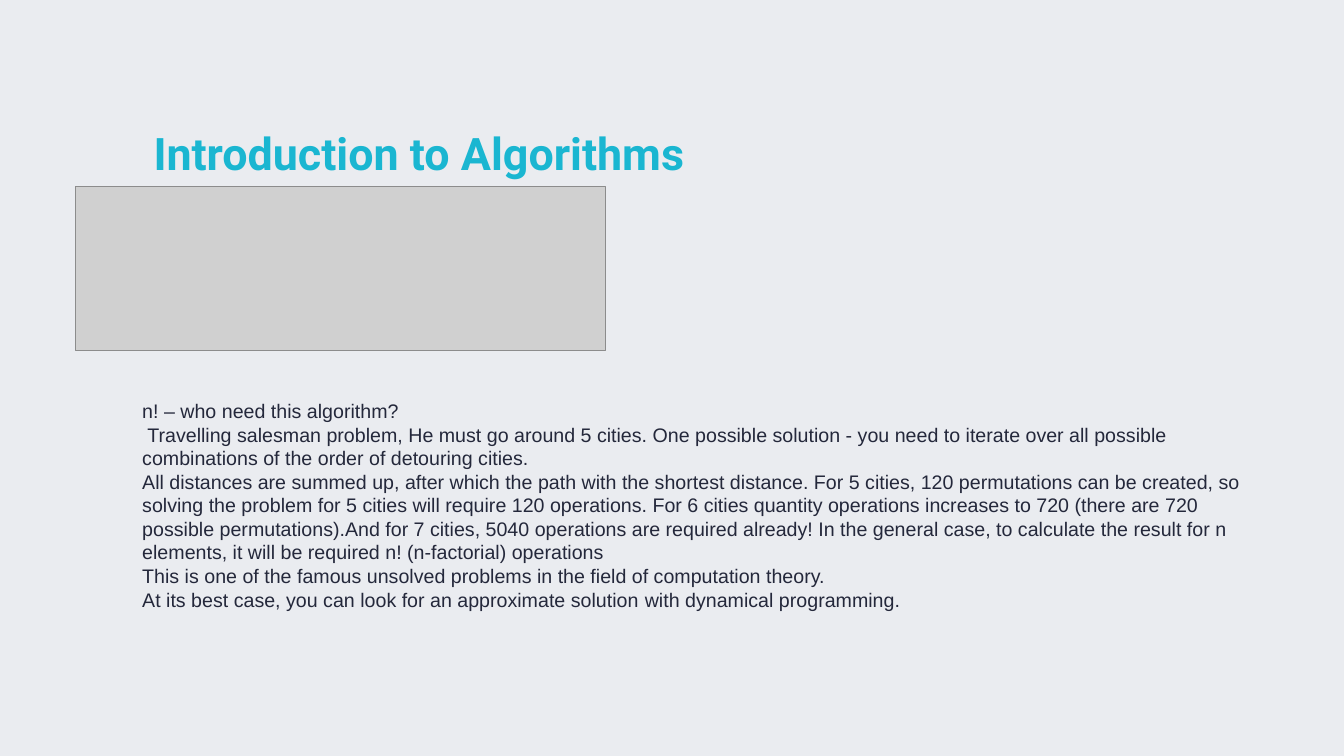
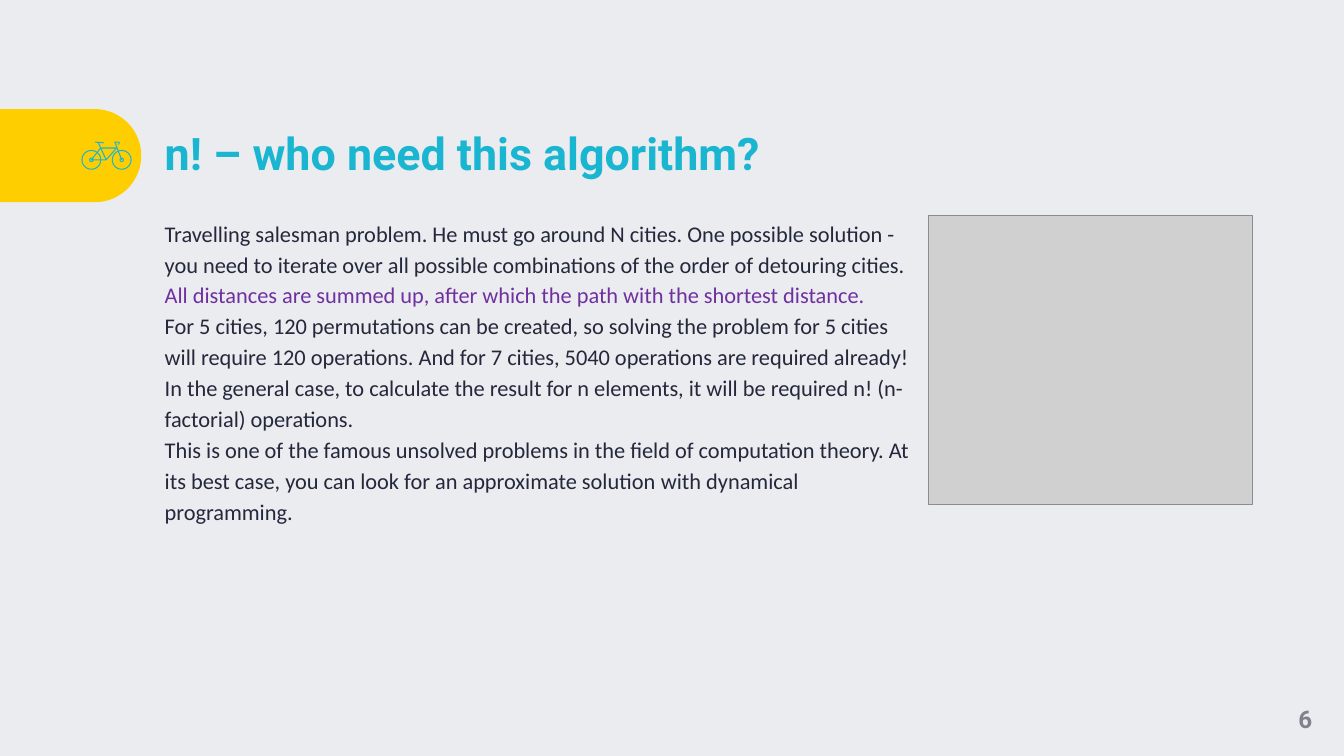
Before and after one commit to TigranVardanyan/Algorithms-and-Data-structures, a slide deck: slide 6 of ds&a.pptx (slide 2 before the commit). Drawn at 1344x756 pixels with LibreOffice and Linux fonts; fonts in the diff are those of the drawing; grey boxes stand for pictures; background and template pictures are left out. Boxes give left, top, right and bottom in pixels: in the first picture for what was removed or moved away, otherwise in the second. Text is boxed around its words. In the diff, an @@ line names an element or a change of style, - is before the commit and + after.

Commit message:
Presentation

```diff
--- a/ds&a.pptx
+++ b/ds&a.pptx
@@ round same rect added at bbox=[0, 109, 141, 202], fill #FFCE00 @@
@@ title at bbox=[165, 136, 759, 180]: text changed @@
-Introduction to Algorithms
+n! – who need this algorithm?
@@ group added at bbox=[82, 142, 131, 169]: 7 freeform shapes @@
@@ picture removed at bbox=[76, 187, 606, 351] @@
@@ text "Travelling salesman problem. He must ...": place and size @@
-text "Travelling salesman problem. He must ..." at bbox=[142, 403, 1240, 611]
+text "Travelling salesman problem. He must ..." at bbox=[165, 226, 909, 524]
@@ text at bbox=[165, 226, 908, 431]: text changed; size 14 to 16 pt; font Arial to Calibri @@
-n! – who need this algorithm?
-Travelling salesman problem, He must go around 5 cities. One possible solution - you need to iterate over all possible combinations of the order of detouring cities.
-All distances are summed up, after which the path with the shortest distance. For 5 cities, 120 permutations can be created, so solving the problem for 5 cities will require 120 operations. For 6 cities quantity operations increases to 720 (there are 720 possible permutations).And for 7 cities, 5040 operations are required already! In the general case, to calculate the result for n elements, it will be required n! (n-factorial) operations
+Travelling salesman problem. He must go around N cities. One possible solution - you need to iterate over all possible combinations of the order of detouring cities. All distances are summed up, after which the path with the shortest distance.
+For 5 cities, 120 permutations can be created, so solving the problem for 5 cities will require 120 operations. And for 7 cities, 5040 operations are required already! In the general case, to calculate the result for n elements, it will be required n! (n-factorial) operations.
@@ picture added at bbox=[929, 216, 1253, 504] @@
@@ text at bbox=[165, 442, 909, 524]: size 14 to 16 pt, font Arial to Calibri in "This is one of the famous unsolved ..."; indent changed; line spacing 1 to 1.15 @@
@@ page number added at bbox=[1298, 711, 1312, 728], 17.3 pt, text #80828B, bold @@
+6
```
Also in this commit, not shown: 2 other slides changed, 3 slides added.
